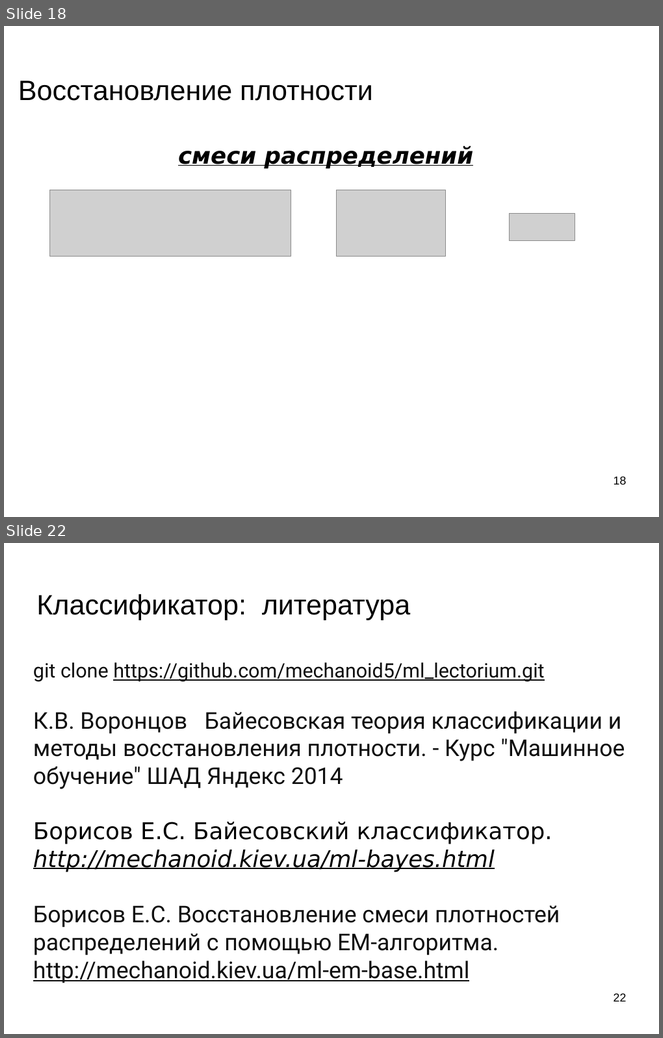
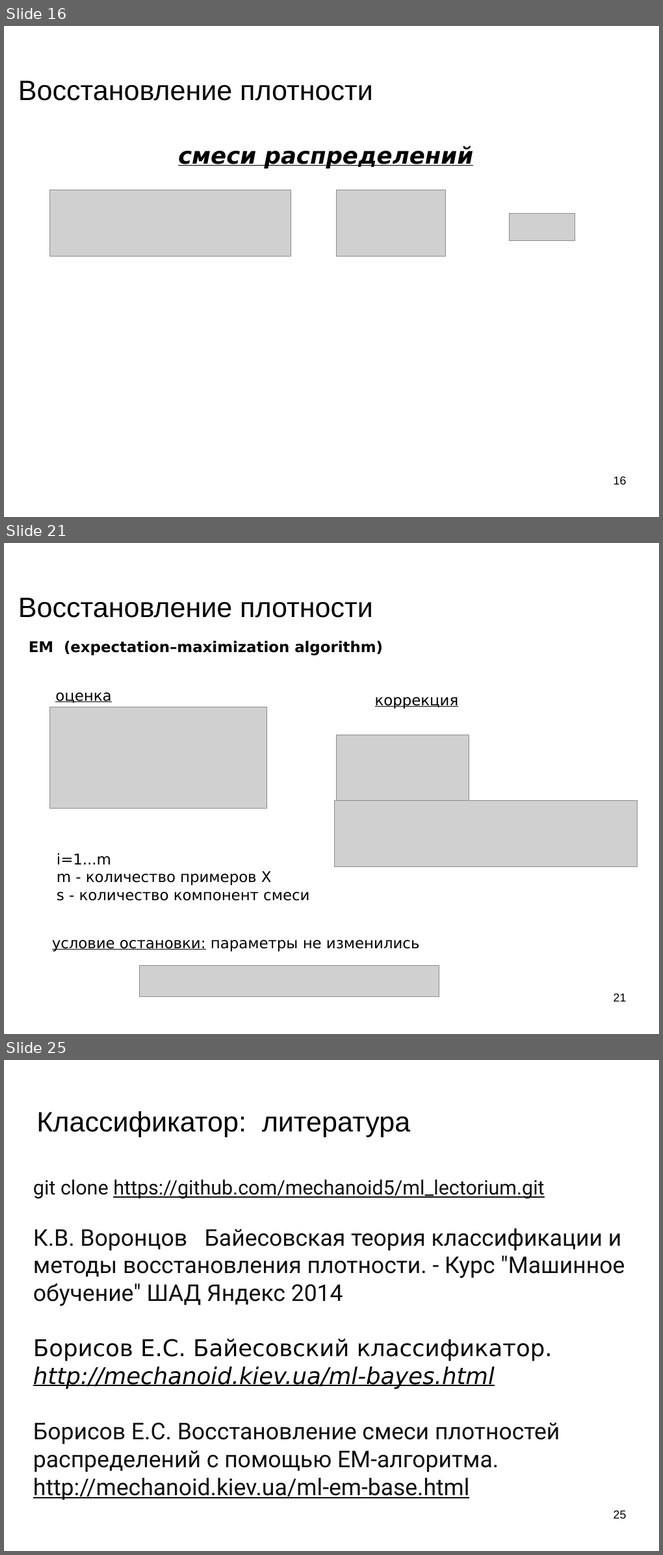
Before and after one commit to mechanoid5/ml_lectorium_legacy, a slide deck: 05-em.odp. Shown one above the other, each under a label of ours: slides 18 and 22 before the commit, slides 16, 21 and 25 after it; the slides between them are not shown. The pictures are 663x1038 and 663x1555 pixels, drawn with LibreOffice and Linux fonts; fonts in the diff are those of the drawing; grey boxes stand for pictures; background and template pictures are left out. Boxes give left, top, right and bottom in pixels: in the first picture for what was removed or moved away, otherwise in the second. Text is boxed around its words. In the diff, an @@ line names an element or a change of style, - is before the commit and + after.

```diff
--- a/05-em.odp
+++ b/05-em.odp
@@ slide 21 added at bbox=[4, 543, 659, 1034], background picture (left out) @@
@@ title added at bbox=[18, 598, 373, 618], 33.9 pt, text #000000 @@
+Восстановление плотности
@@ text added at bbox=[29, 641, 383, 655], 18 pt, text #000000, bold @@
+EM (expectation–maximization algorithm)
@@ text added at bbox=[55, 693, 111, 703], 18 pt, text #000000, underline @@
+оценка
@@ text added at bbox=[375, 697, 459, 709], 18 pt, text #000000, underline @@
+коррекция
@@ picture added at bbox=[50, 707, 267, 809] @@
@@ picture added at bbox=[336, 735, 469, 802] @@
@@ picture added at bbox=[335, 800, 638, 867] @@
@@ text added at bbox=[57, 853, 310, 901], 18 pt, text #000000 @@
+i=1...m
+m - количество примеров X
+s - количество компонент смеси
@@ text added at bbox=[52, 940, 419, 952], 18 pt, text #000000 @@
+условие остановки: параметры не изменились
@@ picture added at bbox=[140, 965, 440, 997] @@
@@ page number added at bbox=[614, 993, 627, 1002], 14 pt, text #000000 @@
+21
@@ what was slide 18 is now slide 16 @@
@@ page number at bbox=[614, 476, 627, 485]: text changed @@
-18
+16
@@ what was slide 22 is now slide 25 @@
@@ page number at bbox=[614, 1510, 627, 1519]: text changed @@
-22
+25
```
Also in this commit, not shown: 6 slides changed, 4 other slides added, 2 slides removed, 3 other files.
